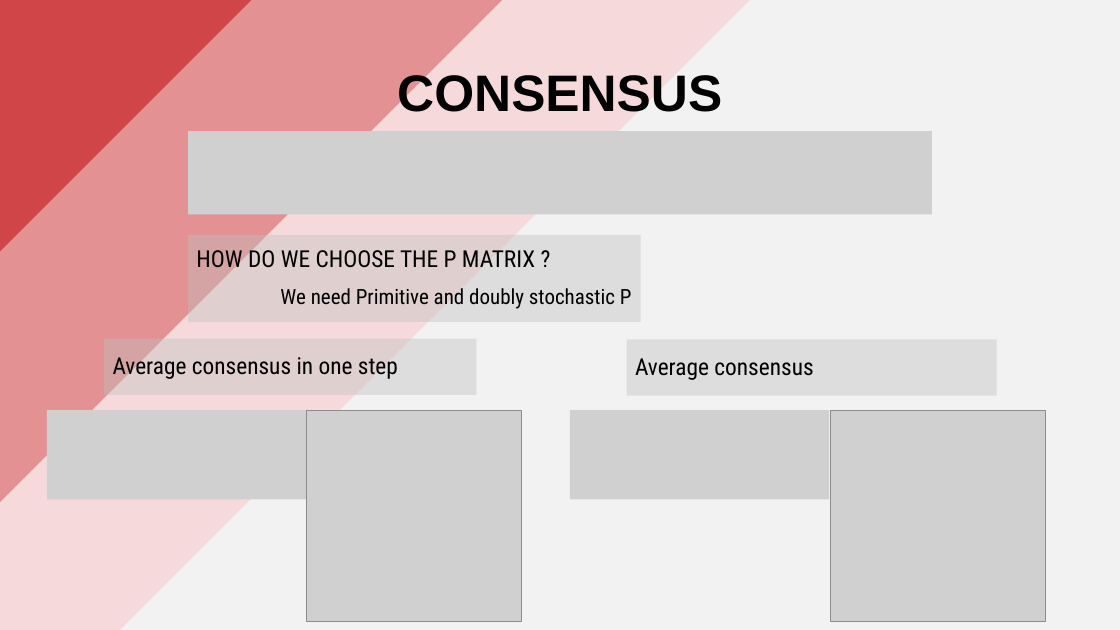
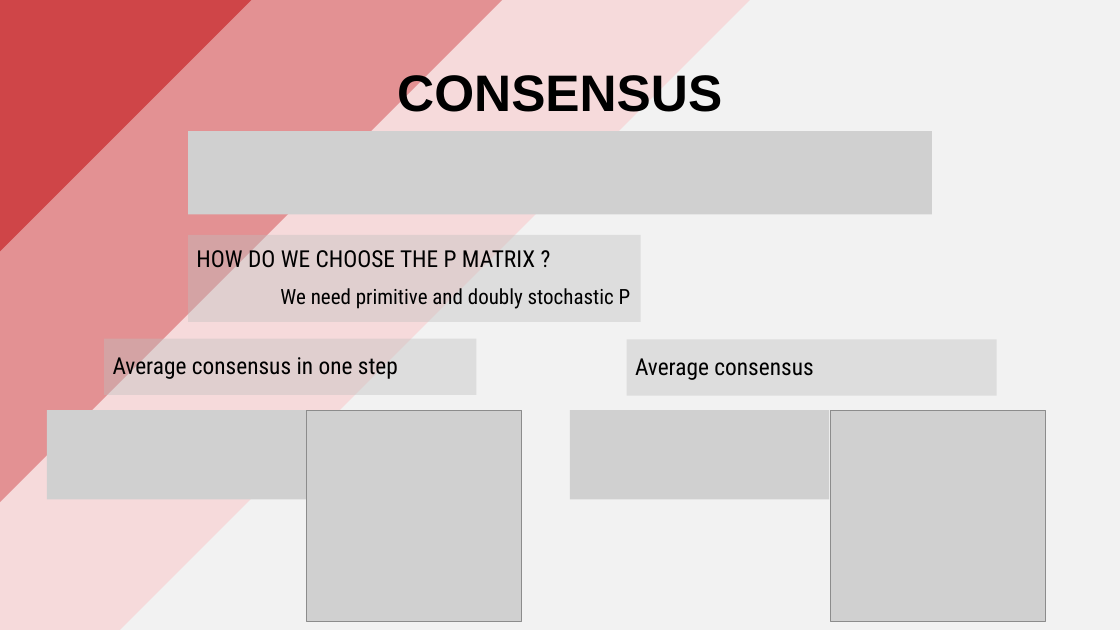
Before and after one commit to PippoGot/R-C2, a slide deck: slide 5 of documentation/presentation.pptx. Drawn at 1120x630 pixels with LibreOffice and Linux fonts; fonts in the diff are those of the drawing; grey boxes stand for pictures. Boxes give left, top, right and bottom in pixels: in the first picture for what was removed or moved away, otherwise in the second. Text is boxed around its words. In the diff, an @@ line names an element or a change of style, - is before the commit and + after.

Commit message:
small changes

```diff
--- a/documentation/presentation.pptx
+++ b/documentation/presentation.pptx
@@ text at [280, 288, 631, 309]: text changed @@
-We need Primitive and doubly stochastic P
+We need primitive and doubly stochastic P
```
